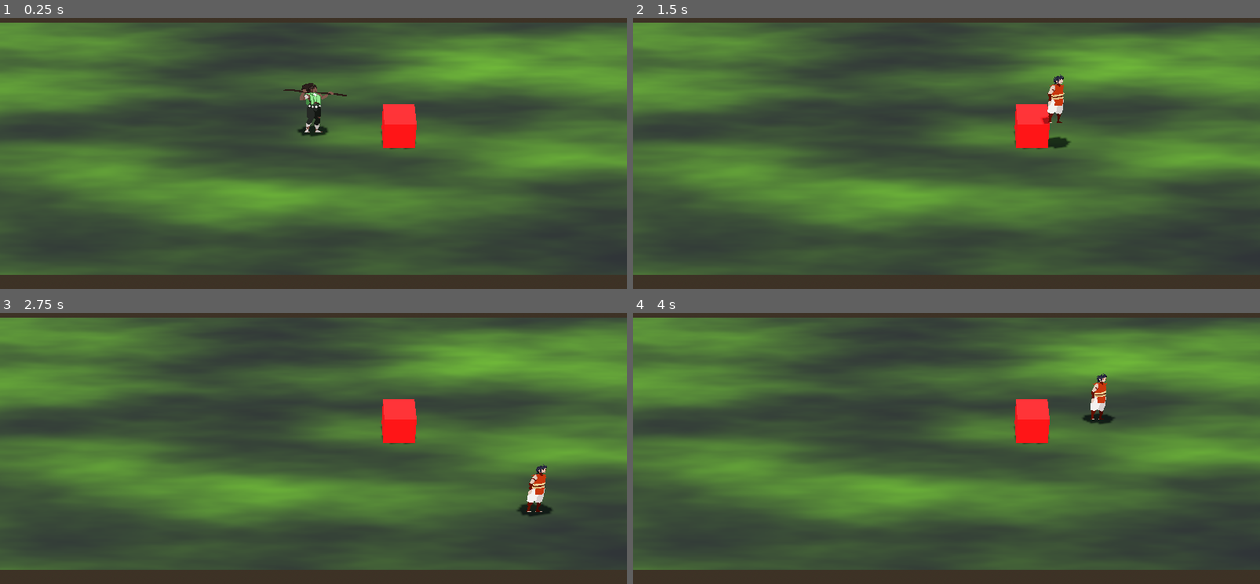
Above: before the commit, frames 1-4 (two rows, left to right).
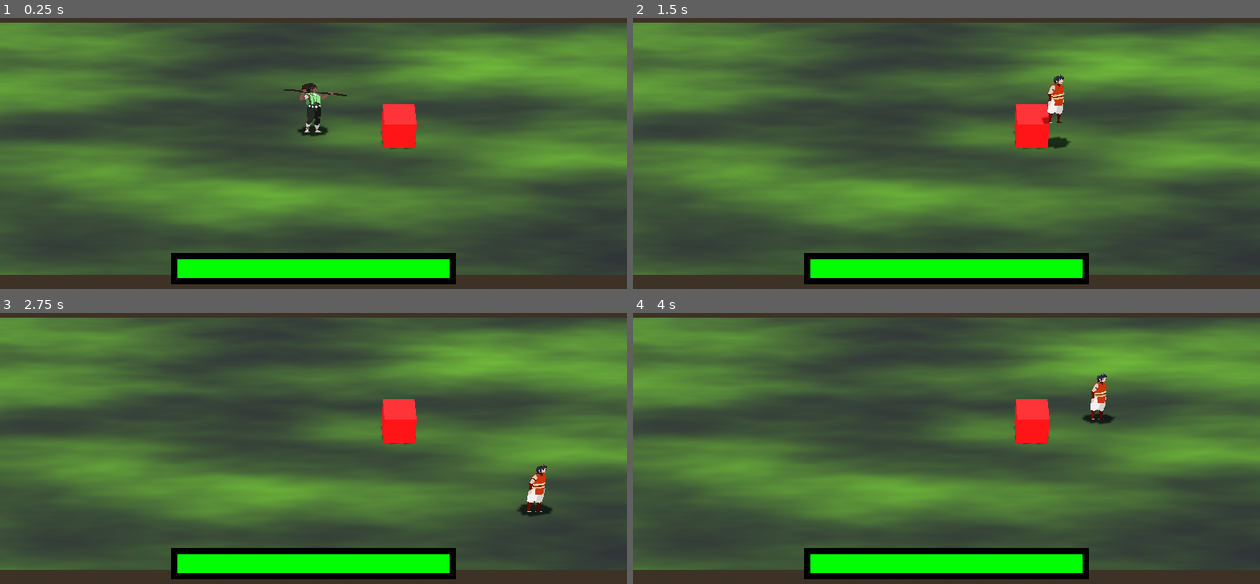
Above: after the commit, the same moments.

Repository: samthesoup/Com-419-Project
Game: Godot game, scene res://main.tscn
Same seed, same stepped clock (60 frames per second), same inputs: the game is played once before the commit and once after it.
Inputs:
- Up to frame 1 (0.25 s): no input
- Up to frame 2 (1.5 s): hold Right (ui_right) 0.53-1.28 s; tap X (in_attack) at 0.6 s; tap Z (in_jump) at 0.77 s; hold Down (ui_down) from 1.28 s (still down); tap Shift (in_swap) at 1.35 s
- Up to frame 3 (2.75 s): tap Z (in_jump) at 1.52 s; release Down (ui_down) at 2.03 s; hold Right (ui_right) from 2.03 s (still down); tap X (in_attack) at 2.1 s
- Up to frame 4 (4 s): release Right (ui_right) at 2.78 s; hold Up (ui_up) 2.78-3.53 s; tap Shift (in_swap) at 2.85 s; tap Z (in_jump) at 3.02, 3.77 s; hold Left (ui_left) from 3.53 s (still down); tap X (in_attack) at 3.6 s

The runs differ from the first frame. In frame 1, 5.3% of the frame differs, in the area x 27-73%, y 86-99%; in frame 2, 5.3%; in frame 3, 5.3%; in frame 4, 5.3%.

Commit message:
added hp bar

Diff:
--- a/player.gd
+++ b/player.gd
@@ -5,6 +5,7 @@
 @onready var terra_sprite_3d: AnimatedSprite3D = $TerraSprite3D
 @onready var mars_sprite_3d: AnimatedSprite3D = $MarsSprite3D
 @onready var animation_player: AnimationPlayer = $AnimationPlayer
+@onready var hp_bar: ColorRect = $HUD/HPBar
 
 const DAMAGE_COUNTER = preload("uid://c27gmi8psvjw8")
 
@@ -22,6 +23,8 @@
 var state = player_state.idle
 var pre_state = state
 
+var hp = 100.0
+
 @export var can_progress = false
 
 var cam_target : Vector3
@@ -37,6 +40,7 @@
 	process_attacking()
 	process_swapping()
 	check_progress_wall()
+	update_hud()
 	move_and_slide()
 
 func process_movement(delta):
@@ -92,6 +96,9 @@
 		if state == player_state.attack:
 			animation_player.play("Terra Attack")
 
+func update_hud():
+	hp_bar.size.x = hp / 100.0 * 832.0
+	if hp_bar.size.x <= 0 : hp_bar.size.x = 0
 
 func _on_hurtbox_body_entered(body: Node3D) -> void:
 	var dc = DAMAGE_COUNTER.instantiate()
--- a/player.tscn
+++ b/player.tscn
@@ -496,6 +496,36 @@
 libraries/ = SubResource("AnimationLibrary_u1c27")
 autoplay = &"Terra Idle"
 
+[node name="HUD" type="CanvasLayer" parent="." unique_id=1418784644]
+
+[node name="HPBarBG" type="ColorRect" parent="HUD" unique_id=1520206130]
+anchors_preset = 12
+anchor_top = 1.0
+anchor_right = 1.0
+anchor_bottom = 1.0
+offset_left = 525.0
+offset_top = -132.0
+offset_right = -525.0
+offset_bottom = -37.0
+grow_horizontal = 2
+grow_vertical = 0
+size_flags_vertical = 8
+color = Color(0, 0, 0, 1)
+
+[node name="HPBar" type="ColorRect" parent="HUD" unique_id=1535333665]
+anchors_preset = 12
+anchor_top = 1.0
+anchor_right = 1.0
+anchor_bottom = 1.0
+offset_left = 544.0
+offset_top = -113.0
+offset_right = -544.0
+offset_bottom = -56.0
+grow_horizontal = 2
+grow_vertical = 0
+size_flags_vertical = 8
+color = Color(0, 1, 0, 1)
+
 [connection signal="body_entered" from="Camera3D/ProgressTrigger" to="." method="_on_progress_trigger_body_entered"]
 [connection signal="body_entered" from="Hurtbox" to="." method="_on_hurtbox_body_entered"]
 [connection signal="animation_finished" from="AnimationPlayer" to="." method="_on_animation_player_animation_finished"]
